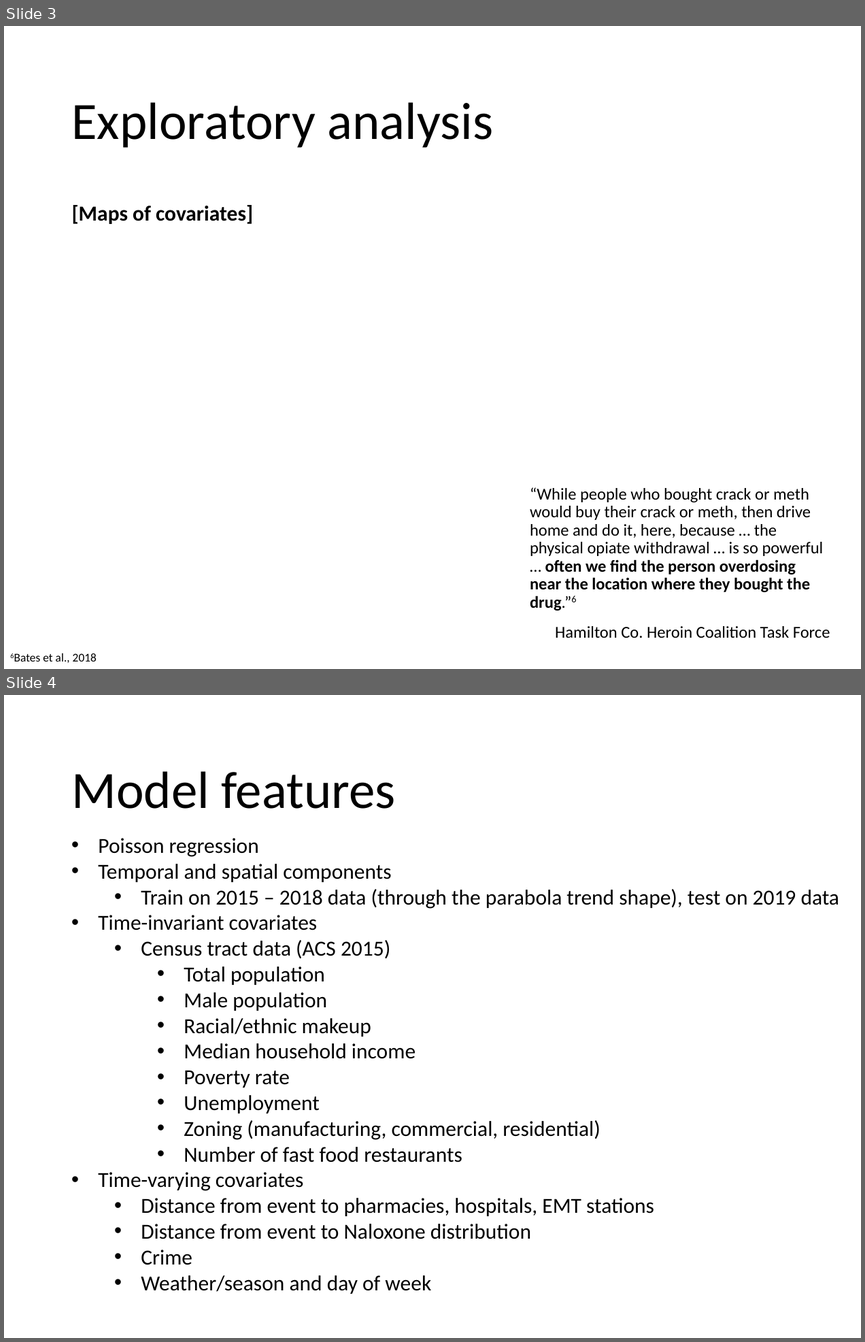
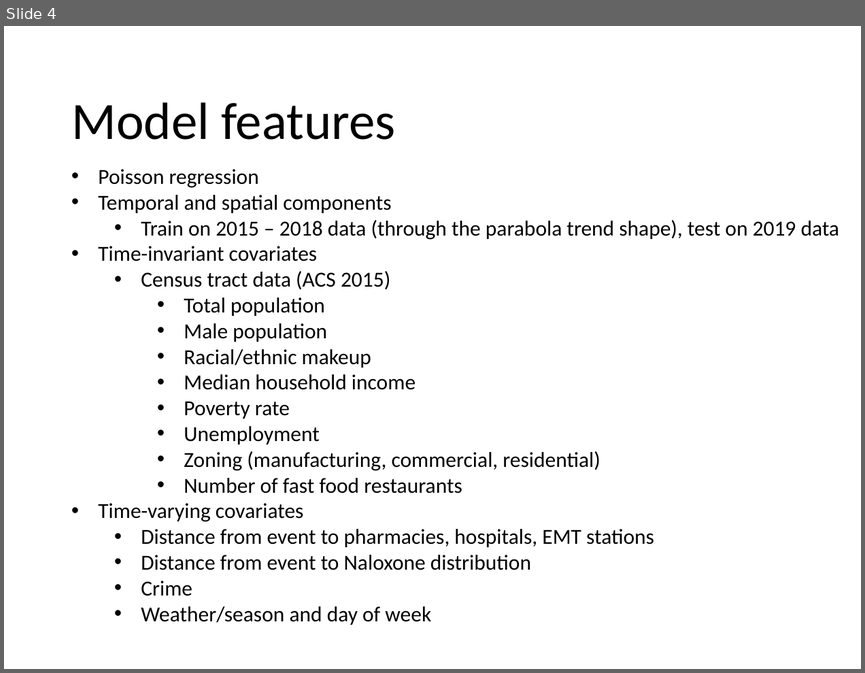
Before and after one commit to njcorona/heroin-overdose-prediction, a slide deck: CAP_slides.pptx. Shown one above the other, each under a label of ours: slides 3 and 4 before the commit, slide 4 after it. The pictures are 865x1342 and 865x673 pixels, drawn with LibreOffice and Linux fonts; fonts in the diff are those of the drawing. Boxes give left, top, right and bottom in pixels: in the first picture for what was removed or moved away, otherwise in the second. Text is boxed around its words. In the diff, an @@ line names an element or a change of style, - is before the commit and + after.

```diff
--- a/CAP_slides.pptx
+++ b/CAP_slides.pptx
@@ slide 3 removed at box(4, 26, 861, 669), background #FFFFFF @@
@@ title removed at box(71, 102, 493, 148) @@
-Exploratory analysis
@@ text removed at box(72, 205, 253, 224) @@
-[Maps of covariates]
@@ text removed at box(530, 487, 830, 637) @@
-“While people who bought crack or meth would buy their crack or meth, then drive home and do it, here, because … the physical opiate withdrawal … is so powerful … often we find the person overdosing near the location where they bought the drug.”6
-Hamilton Co. Heroin Coalition Task Force
@@ text removed at box(43, 653, 96, 662) @@
-6Bates et al., 2018
```
Also in this commit, not shown: 1 slide changed, 1 slide added, 6 other files.
